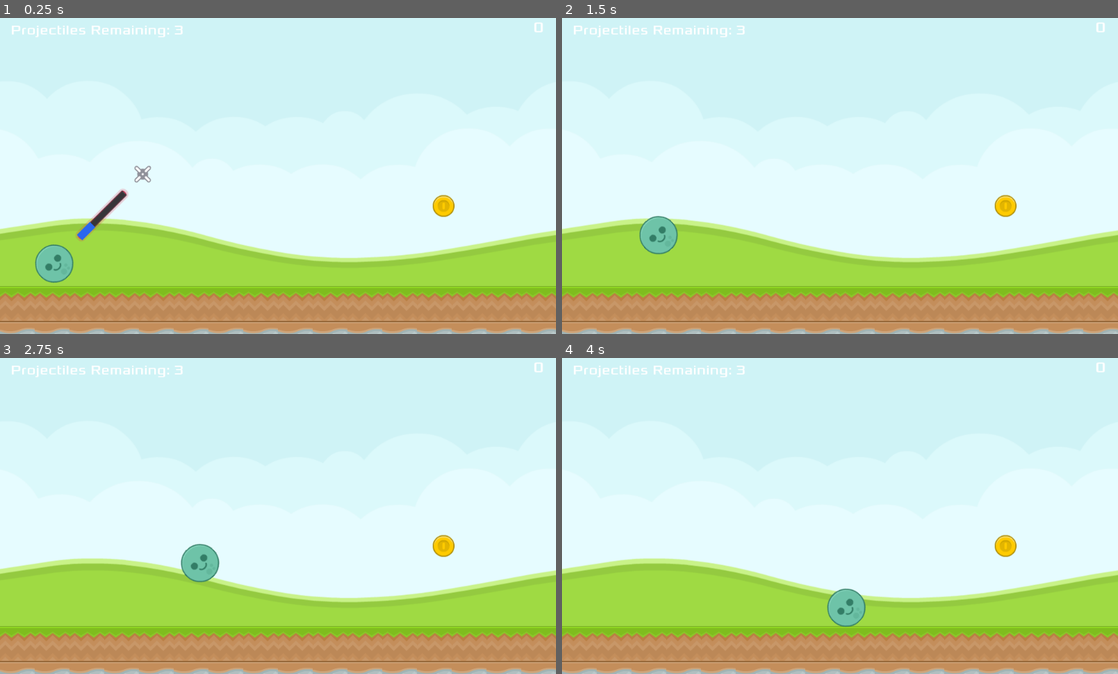
Above: before the commit, frames 1-4 (two rows, left to right).
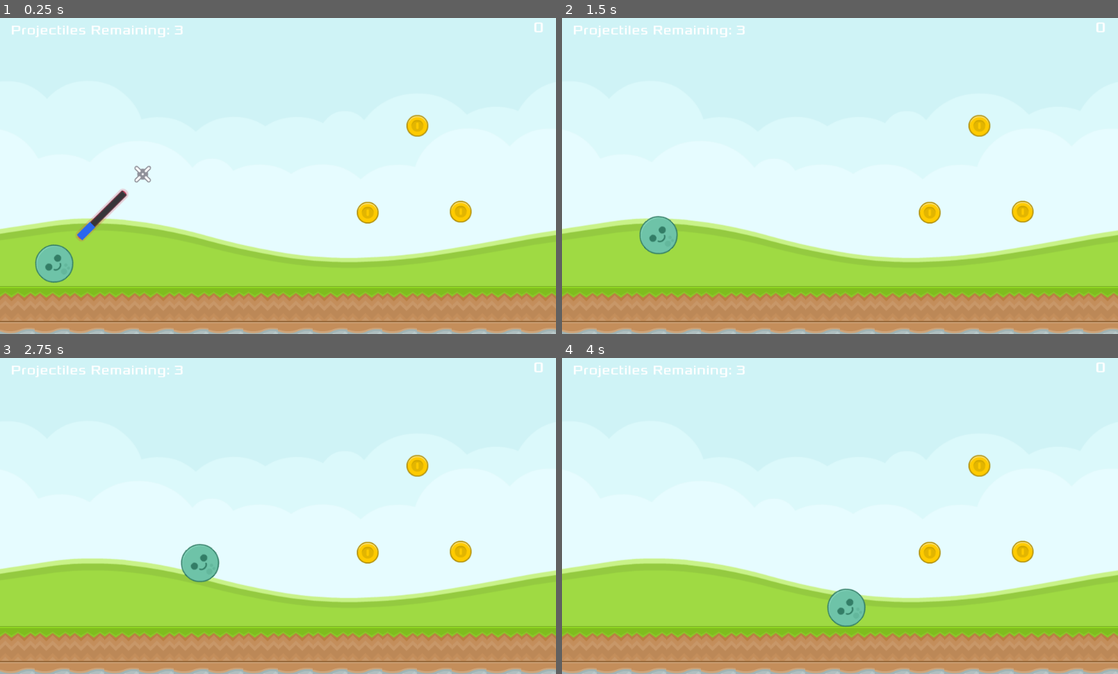
Above: after the commit, the same moments.

Repository: cpvanlue/P1-cpvanlue
Game: Godot game, scene res://src/Level.tscn
Same seed, same stepped clock (60 frames per second), same inputs: the game is played once before the commit and once after it.
Inputs:
- Up to frame 1 (0.25 s): no input
- Up to frame 2 (1.5 s): tap Enter at 0.5 s; tap Space (launch) at 0.6 s; tap Down (decrease_angle) at 1.35 s
- Up to frame 3 (2.75 s): tap Space (launch) at 1.55, 2.3 s; hold Left (decrease_strength) from 2.03 s (still down)
- Up to frame 4 (4 s): release Left (decrease_strength) at 2.78 s; tap Up (increase_angle) at 2.85 s; tap Space (launch) at 3.05, 3.8 s; hold Right (increase_strength) from 3.53 s (still down)

The runs differ from the first frame. In frame 1, 0.9% of the frame differs, in the area x 64-85%, y 30-66%; in frame 2, 0.9%; in frame 3, 0.9%; in frame 4, 0.9%.

Commit message:
Resolve collision detection not working and add more coins

Diff:
--- a/project/src/Ball.gd
+++ b/project/src/Ball.gd
@@ -1,6 +1,5 @@
 extends RigidBody2D
 
-var projectileName = "Ball"
 var angle = -45
 var strength = 250
 var launchValue = 0
@@ -30,4 +29,3 @@
 			apply_impulse(Vector2.ZERO, impulse)
 			$LaunchSound.play()
 			launchValue = 1
-			return
--- a/project/src/Ball.tscn
+++ b/project/src/Ball.tscn
@@ -14,6 +14,7 @@
 
 [node name="Ball" type="RigidBody2D"]
 mode = 1
+contacts_reported = 1
 contact_monitor = true
 script = ExtResource( 1 )
 __meta__ = {
--- a/project/src/Coin.tscn
+++ b/project/src/Coin.tscn
@@ -8,6 +8,7 @@
 
 [node name="Coin" type="RigidBody2D"]
 mode = 1
+contacts_reported = 10
 contact_monitor = true
 
 [node name="CollisionShape2D" type="CollisionShape2D" parent="."]
--- a/project/src/Level.gd
+++ b/project/src/Level.gd
@@ -11,14 +11,17 @@
 func create_ball():
 	ball = load("res://src/Ball.tscn").instance()
 	ball.position = Vector2(100, 470)
+	ball.contact_monitor = true
+	ball.contacts_reported = 1
+	ball.connect("body_entered", self, "_on_Ball_body_entered")
+	ball.connect("sleeping_state_changed", self, "_on_Ball_sleeping_state_changed")
 	call_deferred("add_child", ball)
 
 func _on_Ball_body_entered(body):
-	if body == $Coin:
+	if body == $Coin or body == $Coin2 or body == $Coin3:
 		$Coin/CoinSound.play()
 		score += 10
 		$HUD/ScoreLabel.text = str(score)
-		print("Coin get!")
 
 func destroy_ball():
 	ball.call_deferred("free")
@@ -27,10 +30,8 @@
 	if remaining_projectiles > 0:
 		create_ball()
 
-func _on_KillZone_body_entered(body: RigidBody2D):
+func _on_KillZone_body_entered(_body: RigidBody2D):
 	destroy_ball()
 
 func _on_Ball_sleeping_state_changed():
-	$Ball.queue_free()
-	if remaining_projectiles > 0:
-		create_ball()
+	destroy_ball()
--- a/project/src/Level.tscn
+++ b/project/src/Level.tscn
@@ -96,7 +96,7 @@
 tile_data = PoolIntArray( 524288, 1, 0, 524289, 1, 0, 524290, 1, 0, 524291, 1, 0, 524292, 1, 0, 524293, 1, 0, 524294, 1 …(355 unchanged characters)…
 
 [node name="Coin" parent="." instance=ExtResource( 7 )]
-position = Vector2( 816.983, 363.735 )
+position = Vector2( 848.447, 374.223 )
 
 [node name="HUD" parent="." instance=ExtResource( 8 )]
 
@@ -105,6 +105,10 @@
 [node name="CollisionPolygon2D" type="CollisionPolygon2D" parent="KillZone"]
 polygon = PoolVector2Array( 1039.96, -19.1265, 1039.96, 678.818, 1177.86, 678.818, 1179.54, -135.17, -248.297, -128.443, -248.297, 685.545, -26.3006, 682.181, -34.7096, -34.2626 )
 
-[connection signal="body_entered" from="Coin" to="." method="_on_Coin_body_entered"]
-[connection signal="sleeping_state_changed" from="Coin" to="." method="_on_Coin_sleeping_state_changed"]
+[node name="Coin2" parent="." instance=ExtResource( 7 )]
+position = Vector2( 768.632, 215.756 )
+
+[node name="Coin3" parent="." instance=ExtResource( 7 )]
+position = Vector2( 677.235, 376.075 )
+
 [connection signal="body_entered" from="KillZone" to="." method="_on_KillZone_body_entered"]
